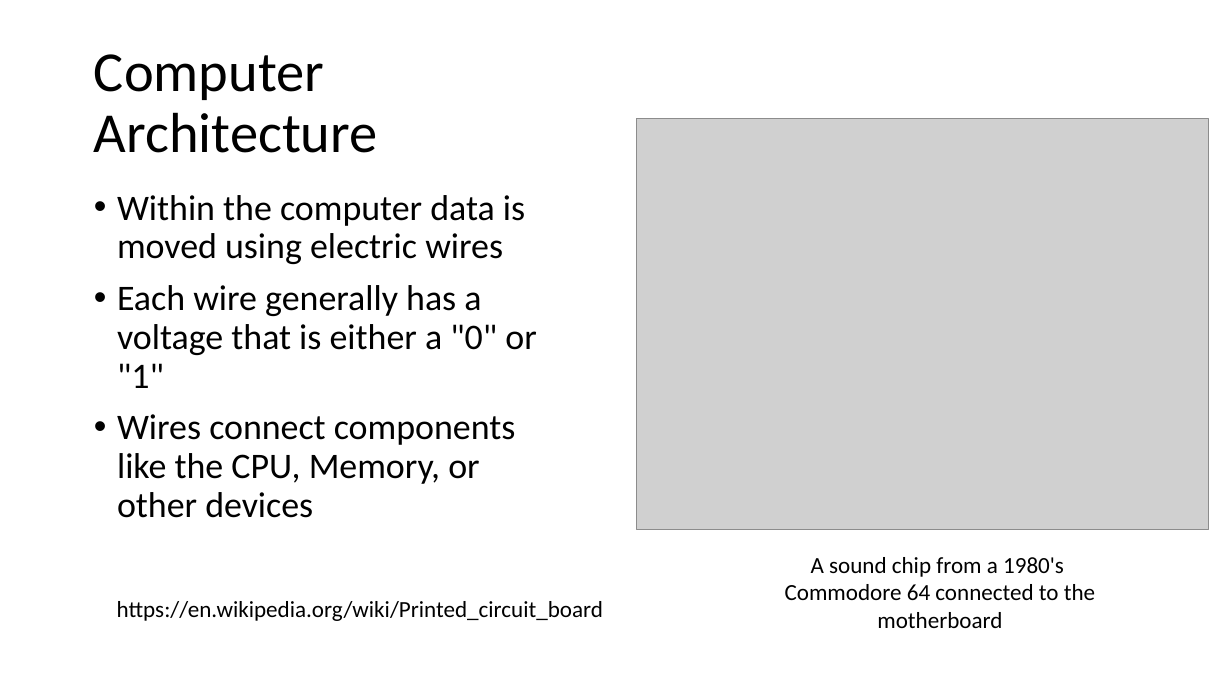
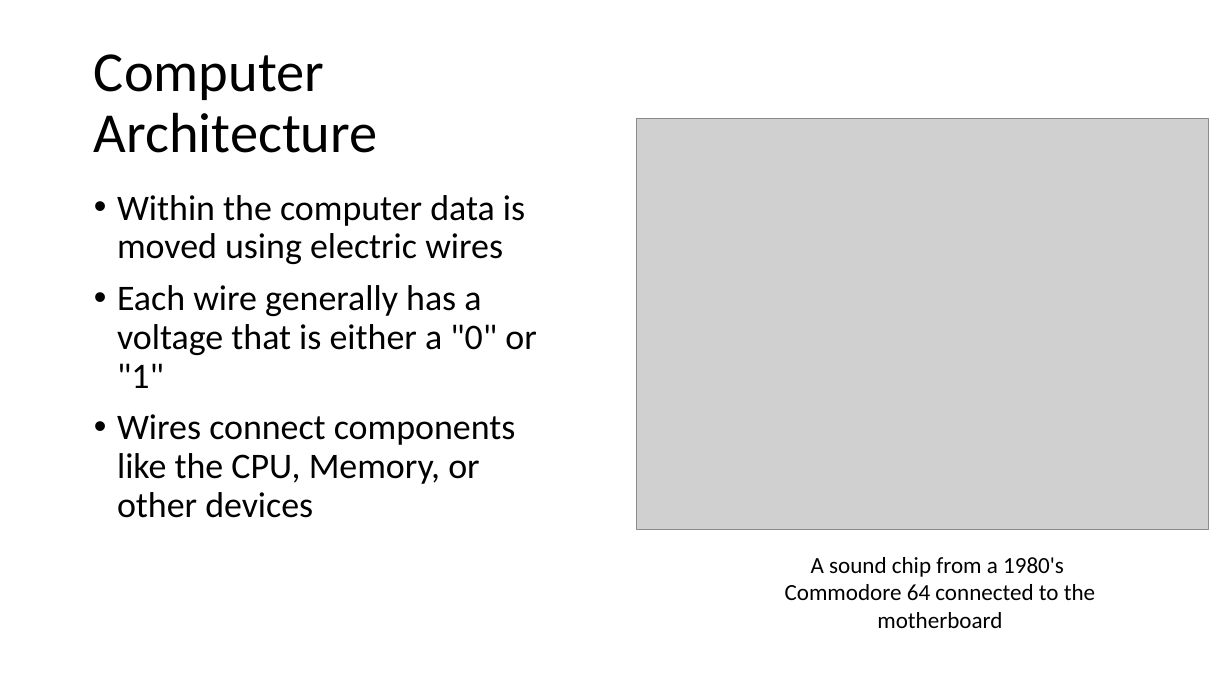
Before and after one commit to csev/ca4e, a slide deck: slide 3 of lectures/04-DigitalLogic.pptx. Drawn at 1232x693 pixels with LibreOffice and Linux fonts; fonts in the diff are those of the drawing; grey boxes stand for pictures. Boxes give left, top, right and bottom in pixels: in the first picture for what was removed or moved away, otherwise in the second. Text is boxed around its words. In the diff, an @@ line names an element or a change of style, - is before the commit and + after.

```diff
--- a/lectures/04-DigitalLogic.pptx
+++ b/lectures/04-DigitalLogic.pptx
@@ text removed at (117, 601, 603, 621) @@
-https://en.wikipedia.org/wiki/Printed_circuit_board
```
Also in this commit, not shown: 4 other slides changed, 3 other files.
